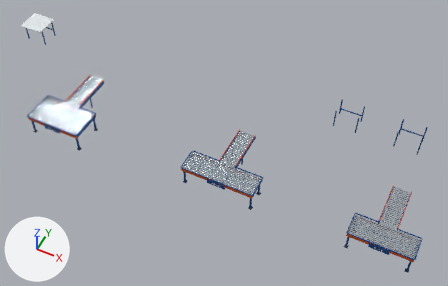
The glTF model scene/modules/visual_layout.glb, before and after one commit.
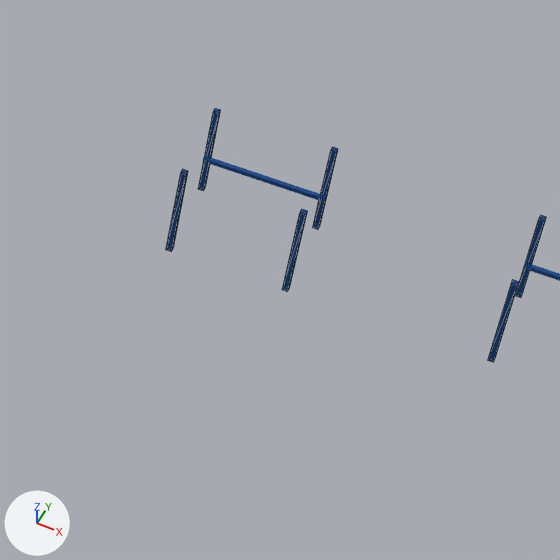
The first picture shows the older version from a 50 mm camera at (6.81, -15.1, 18.26) aimed at (-0.59, -0.3, -0.24). The close-ups show the older and then the newer version on the part from 67% to 91% of the width and 28% to 64% of the height of that picture. Only the edits that show in the close-ups are written down. The lights are fixed; the arrows at lower left show +X, +Y and +Z. The close-ups show mesh edges as thin lines. Where no turn or scale is listed for an object, it has been applied to the vertices.

Objects in the first close-up: 'VIS_Bench_rail.003' and 7 more.
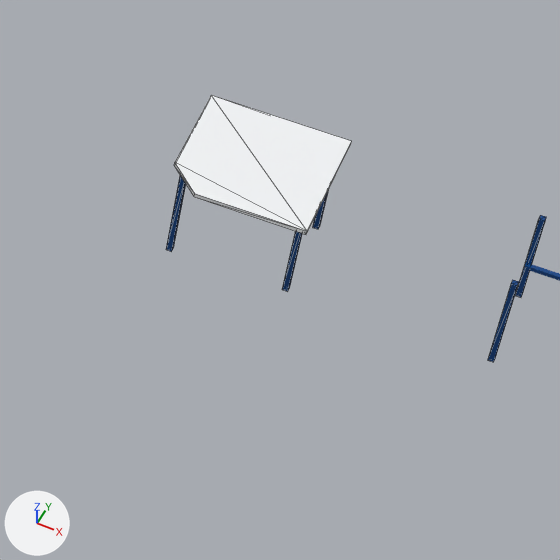
The change, as a list of edits to the scene's bpy script:
```text
Add mat_flexsim___white_signage:
    mat_flexsim___white_signage = principled_material('FlexSim / White signage')
    mat_flexsim___white_signage.base_color = (0.922, 0.939, 0.956)  # white #f6f8fa
    mat_flexsim___white_signage.metallic = 0.02
    mat_flexsim___white_signage.roughness = 0.45
Add me_vis_bench_top_robot_chamfer_mesh:
    me_vis_bench_top_robot_chamfer_mesh.from_pydata([(-0.31, -0.57, 0.825), (0.55, -0.57, 0.825), (0.55, 0.47, 0.825), (-0.55, 0.47, 0.825), (-0.55, -0.33, 0.825), (-0.31, -0.57, 0.86), (0.55, -0.57, 0.86), (0.55, 0.47, 0.86), (-0.55, 0.47, 0.86), (-0.55, -0.33, 0.86)], [], [(0, 4, 3), (3, 2, 1), (3, 1, 0), (9, 5, 6), (6, 7, 8), (6, 8, 9), (0, 1, 6), (0, 6, 5), (1, 2, 7), (1, 7, 6), (2, 3, 8), (2, 8, 7), (3, 4, 9), (3, 9, 8), (4, 0, 5), (4, 5, 9)])
    me_vis_bench_top_robot_chamfer_mesh.materials.append(mat_flexsim___white_signage)  # white #f6f8fa
Add ob_vis_bench_top_robot_chamfer:
    ob_vis_bench_top_robot_chamfer = bpy.data.objects.new('VIS_Bench_top_robot_chamfer', me_vis_bench_top_robot_chamfer_mesh)
    ob_vis_bench_top_robot_chamfer.location = (3.5, 2.7, 0.0)
```

Pixel boxes [x1, y1, x2, y2] of what changed, in the close-ups (560 x 560 px):
'VIS_Bench_top_robot_chamfer', added: after [174, 95, 351, 235]
